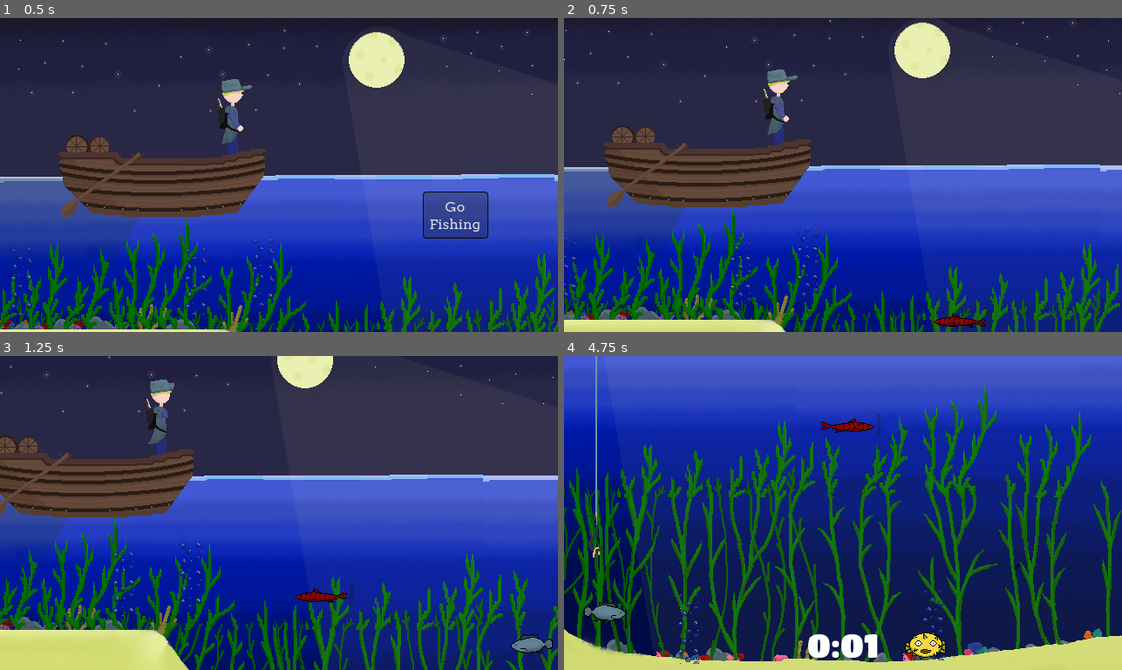
Above: before the commit, frames 1-4 (two rows, left to right).
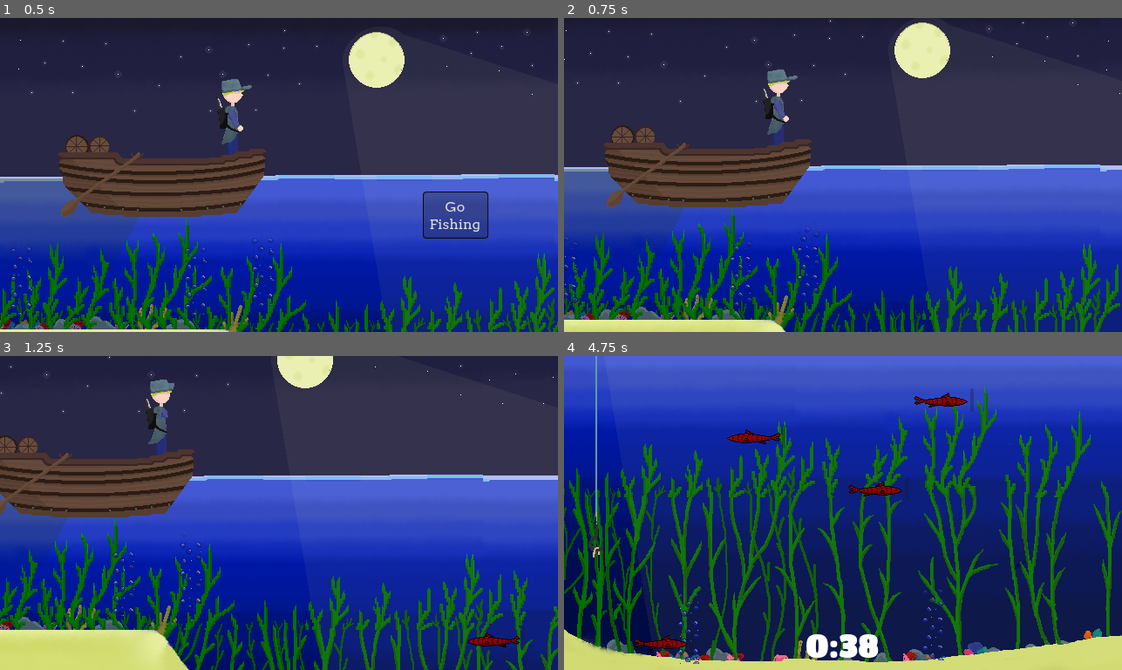
Above: after the commit, the same moments.

Repository: Timeo21/OGJ-8
Game: Godot game, scene res://scenes/main.tscn
Same seed, same stepped clock (60 frames per second), same inputs: the game is played once before the commit and once after it. This scene is started directly instead of the project's main scene. Sound files missing from this copy of the repository are replaced by a short silence.
Inputs:
- Up to frame 1 (0.5 s): no input
- Up to frame 2 (0.75 s): click "Go Fishing" at 0.5 s
- Up to frame 3 (1.25 s): no input
- Up to frame 4 (4.75 s): hold D (right) 1.28-2.03 s; hold D (right) 2.78-3.53 s; hold Up (up) 3.53-4.28 s

Frame 1 is identical in both runs. In frame 2, 0.3% of the frame differs, in the area x 66-77%, y 93-100%; in frame 3, 0.8%; in frame 4, 2.5%, in the area x 3-74%, y 10-97%.

Commit message:
add level system

Diff:
--- /dev/null
+++ b/ressources/level_list.tres
@@ -0,0 +1,12 @@
+[gd_resource type="Resource" script_class="LevelList" format=3 uid="uid://dnv34xieqh14q"]
+
+[ext_resource type="PackedScene" uid="uid://nukif6xvfyrw" path="res://scenes/Levels/level_1.tscn" id="1_m77j1"]
+[ext_resource type="Script" uid="uid://dbdlfiyeosvxh" path="res://scripts/level_list.gd" id="1_s4co1"]
+[ext_resource type="PackedScene" uid="uid://ca00edcqlo3oe" path="res://scenes/Levels/level_2.tscn" id="2_81ipp"]
+[ext_resource type="PackedScene" uid="uid://pbrkihmo0qte" path="res://scenes/Levels/level_3.tscn" id="3_maxjk"]
+[ext_resource type="PackedScene" uid="uid://cpncy4jwrkxb0" path="res://scenes/Levels/level_4.tscn" id="4_v12nb"]
+
+[resource]
+script = ExtResource("1_s4co1")
+levels = Array[PackedScene]([ExtResource("1_m77j1"), ExtResource("2_81ipp"), ExtResource("3_maxjk"), ExtResource("4_v12nb")])
+metadata/_custom_type_script = "uid://dbdlfiyeosvxh"
--- /dev/null
+++ b/scenes/Levels/level_1.tscn
@@ -0,0 +1,17 @@
+[gd_scene format=3 uid="uid://nukif6xvfyrw"]
+
+[ext_resource type="PackedScene" uid="uid://bot3h4ngyswtu" path="res://scenes/fish_easy.tscn" id="1_ptgt0"]
+
+[node name="Level1" type="Node2D" unique_id=413140404]
+
+[node name="FishEasy" parent="." unique_id=2065414123 instance=ExtResource("1_ptgt0")]
+position = Vector2(194, 101)
+
+[node name="FishEasy2" parent="." unique_id=1758554962 instance=ExtResource("1_ptgt0")]
+position = Vector2(74, 196)
+
+[node name="FishEasy3" parent="." unique_id=1068748903 instance=ExtResource("1_ptgt0")]
+position = Vector2(279, 170)
+
+[node name="FishEasy4" parent="." unique_id=1817418538 instance=ExtResource("1_ptgt0")]
+position = Vector2(418, 222)
--- /dev/null
+++ b/scenes/Levels/level_2.tscn
@@ -0,0 +1,20 @@
+[gd_scene format=3 uid="uid://ca00edcqlo3oe"]
+
+[ext_resource type="PackedScene" uid="uid://bot3h4ngyswtu" path="res://scenes/fish_easy.tscn" id="1_603ed"]
+[ext_resource type="PackedScene" uid="uid://c5xawcrwvcw7m" path="res://scenes/fish_normal.tscn" id="2_04sgr"]
+
+[node name="Level2" type="Node" unique_id=1094938693]
+
+[node name="FishEasy" parent="." unique_id=2065414123 instance=ExtResource("1_603ed")]
+position = Vector2(182, 43)
+
+[node name="FishEasy2" parent="." unique_id=2113861771 instance=ExtResource("1_603ed")]
+position = Vector2(76, 136)
+
+[node name="FishNormal" parent="." unique_id=397693526 instance=ExtResource("2_04sgr")]
+position = Vector2(411, 129)
+base_speed = 100.0
+
+[node name="FishNormal2" parent="." unique_id=532303561 instance=ExtResource("2_04sgr")]
+position = Vector2(301, 231)
+base_speed = 100.0
--- /dev/null
+++ b/scenes/Levels/level_3.tscn
@@ -0,0 +1,20 @@
+[gd_scene format=3 uid="uid://pbrkihmo0qte"]
+
+[ext_resource type="PackedScene" uid="uid://bot3h4ngyswtu" path="res://scenes/fish_easy.tscn" id="1_52tvu"]
+[ext_resource type="PackedScene" uid="uid://c5xawcrwvcw7m" path="res://scenes/fish_normal.tscn" id="2_hqt8u"]
+[ext_resource type="PackedScene" uid="uid://ctn57t3f21df" path="res://scenes/hard_fish.tscn" id="3_h2cbv"]
+
+[node name="Level3" type="Node" unique_id=1446676918]
+
+[node name="FishEasy" parent="." unique_id=2065414123 instance=ExtResource("1_52tvu")]
+position = Vector2(328, 107)
+
+[node name="FishEasy2" parent="." unique_id=1049370879 instance=ExtResource("1_52tvu")]
+position = Vector2(158, 139)
+
+[node name="FishNormal" parent="." unique_id=786979257 instance=ExtResource("2_hqt8u")]
+position = Vector2(355, 220)
+base_speed = 100.0
+
+[node name="HardFish" parent="." unique_id=900989302 instance=ExtResource("3_h2cbv")]
+position = Vector2(175, 235)
--- /dev/null
+++ b/scenes/Levels/level_4.tscn
@@ -0,0 +1,20 @@
+[gd_scene format=3 uid="uid://cpncy4jwrkxb0"]
+
+[ext_resource type="PackedScene" uid="uid://c5xawcrwvcw7m" path="res://scenes/fish_normal.tscn" id="1_qqse0"]
+[ext_resource type="PackedScene" uid="uid://ctn57t3f21df" path="res://scenes/hard_fish.tscn" id="2_1b8uj"]
+
+[node name="Level4" type="Node" unique_id=78320801]
+
+[node name="FishNormal" parent="." unique_id=2065414123 instance=ExtResource("1_qqse0")]
+position = Vector2(419, 111)
+base_speed = 100.0
+
+[node name="FishNormal2" parent="." unique_id=1169975019 instance=ExtResource("1_qqse0")]
+position = Vector2(246, 156)
+base_speed = 100.0
+
+[node name="HardFish" parent="." unique_id=900989302 instance=ExtResource("2_1b8uj")]
+position = Vector2(99, 232)
+
+[node name="HardFish2" parent="." unique_id=1084122219 instance=ExtResource("2_1b8uj")]
+position = Vector2(400, 233)
--- a/scenes/main.tscn
+++ b/scenes/main.tscn
@@ -6,15 +6,14 @@
 [ext_resource type="PackedScene" uid="uid://3n24msgoysxt" path="res://scenes/item_overlay.tscn" id="2_a8y0u"]
 [ext_resource type="Theme" uid="uid://be471ov2oduy2" path="res://ressources/main_theme.tres" id="2_jbj1t"]
 [ext_resource type="FontFile" uid="uid://b6tn6xiqof0rm" path="res://assets/fonts/Titan_One/TitanOne-Regular.ttf" id="2_jkv2x"]
+[ext_resource type="Resource" uid="uid://dnv34xieqh14q" path="res://ressources/level_list.tres" id="2_muem4"]
 [ext_resource type="Texture2D" uid="uid://c0u40vkadh478" path="res://assets/decorations/boat.png" id="2_o6xl0"]
 [ext_resource type="SpriteFrames" uid="uid://b1c65icbodgvh" path="res://assets/fisherman_throw_line.tres" id="2_ya4ey"]
 [ext_resource type="Script" uid="uid://dobt22ok04tf3" path="res://scripts/fisherman.gd" id="3_eb6dy"]
+[ext_resource type="Script" uid="uid://cw6vtv4a5njlv" path="res://scripts/directory.gd" id="3_jkv2x"]
 [ext_resource type="PackedScene" uid="uid://bvnangrlj4kax" path="res://scenes/cursor.tscn" id="3_sugp2"]
 [ext_resource type="PackedScene" uid="uid://d2eeqwjb4iiqv" path="res://scenes/bubbles.tscn" id="3_tipki"]
 [ext_resource type="Texture2D" uid="uid://bi6vll0nu8e8c" path="res://assets/Line_Throw_Sheet.png" id="4_trceg"]
-[ext_resource type="PackedScene" uid="uid://c5xawcrwvcw7m" path="res://scenes/fish_normal.tscn" id="6_o6xl0"]
-[ext_resource type="PackedScene" uid="uid://bot3h4ngyswtu" path="res://scenes/fish_easy.tscn" id="7_tipki"]
-[ext_resource type="PackedScene" uid="uid://ctn57t3f21df" path="res://scenes/hard_fish.tscn" id="8_tipki"]
 [ext_resource type="PackedScene" uid="uid://jxmvxldnlq18" path="res://scenes/wave.tscn" id="13_trceg"]
 
 [sub_resource type="LabelSettings" id="LabelSettings_trceg"]
@@ -78,14 +77,21 @@
 "speed": 5.0
 }]
 
-[node name="Main" type="Node" unique_id=2076612375 node_paths=PackedStringArray("time_label", "camera_2d", "menu_ui", "game_ui", "cursor")]
+[node name="Main" type="Node" unique_id=2076612375 node_paths=PackedStringArray("time_label", "camera_2d", "menu_ui", "game_ui", "fish_root", "cursor", "fish_spawners")]
 script = ExtResource("1_trceg")
 time_label = NodePath("UI/Control/Game UI/Label")
 camera_2d = NodePath("Gameplay/Camera2D")
 menu_ui = NodePath("UI/Control/Menu UI")
 game_ui = NodePath("UI/Control/Game UI")
+fish_root = NodePath("Gameplay")
 cursor = NodePath("Gameplay/Cursor")
-time = 2.825
+level_list = ExtResource("2_muem4")
+fish_spawners = NodePath("Gameplay/Markers/FishSpawners")
+
+[node name="Directory" type="Node" parent="." unique_id=627397442 node_paths=PackedStringArray("top_left_maker", "bot_right_maker")]
+script = ExtResource("3_jkv2x")
+top_left_maker = NodePath("../Gameplay/Markers/Border/TopLeftMarker")
+bot_right_maker = NodePath("../Gameplay/Markers/Border/BotRightMarker")
 
 [node name="UI" type="CanvasLayer" parent="." unique_id=1388712454]
 
@@ -236,16 +242,6 @@
 visible = false
 position = Vector2(649, 237)
 
-[node name="FishNormal" parent="Gameplay" unique_id=2065414123 instance=ExtResource("6_o6xl0")]
-position = Vector2(817, 328)
-base_speed = 100.0
-
-[node name="FishEasy" parent="Gameplay" unique_id=649289354 instance=ExtResource("7_tipki")]
-position = Vector2(542, 399)
-
-[node name="HardFish" parent="Gameplay" unique_id=900989302 instance=ExtResource("8_tipki")]
-position = Vector2(778, 467)
-
 [node name="Markers" type="Node" parent="Gameplay" unique_id=555657206]
 
 [node name="Camera" type="Node" parent="Gameplay/Markers" unique_id=1508255614]
@@ -253,6 +249,8 @@
 [node name="CameraMenu" type="Marker2D" parent="Gameplay/Markers/Camera" unique_id=138323782]
 unique_name_in_owner = true
 position = Vector2(323, 183)
+
+[node name="FishRoot" type="Node" parent="Gameplay/Markers/Camera" unique_id=1579415648]
 
 [node name="CameraGame" type="Marker2D" parent="Gameplay/Markers/Camera" unique_id=1192370895]
 unique_name_in_owner = true
--- a/scripts/day_summary_panel.gd
+++ b/scripts/day_summary_panel.gd
@@ -19,7 +19,7 @@
 	var n3 := day_summary.hard_fish_number
 	easy_num.text = "Easy fish number: %d" % n1
 	normal_num.text = "Normal fish number: %d" % n2
-	hard_num.text = "Normal fish number: %d" % n3
+	hard_num.text = "Hard fish number: %d" % n3
 
 	var v1 := n1*Utils.EASY_FISH_WORTH
 	var v2 := n2*Utils.NORMAL_FISH_WORTH
--- /dev/null
+++ b/scripts/directory.gd
@@ -0,0 +1,5 @@
+class_name Directory
+extends Node
+
+@export var top_left_maker: Marker2D
+@export var bot_right_maker: Marker2D
--- a/scripts/fish.gd
+++ b/scripts/fish.gd
@@ -16,9 +16,10 @@
 
 
 func _ready() -> void:
-	var marker: Marker2D = %TopLeftMarker
+	var dir: Directory = get_tree().get_root().get_node("Main/Directory")
+	var marker: Marker2D = dir.top_left_maker
 	top_left_pos = marker.position
-	marker = %BotRightMarker
+	marker = dir.bot_right_maker
 	bot_right_pos = marker.position
 	pass
 
--- /dev/null
+++ b/scripts/level_list.gd
@@ -0,0 +1,4 @@
+class_name LevelList
+extends Resource
+
+@export var levels: Array[PackedScene]
--- a/scripts/main.gd
+++ b/scripts/main.gd
@@ -5,8 +5,11 @@
 @export var camera_2d: Camera2D
 @export var menu_ui: Control
 @export var game_ui: Control
+@export var fish_root: Node
 @export var cursor: Cursor
 @export var hook_fade_time: float =  1.0
+@export var level_list: LevelList
+@export var fish_spawners: Node
 
 var time_left: float
 @export var time: float = 40
@@ -16,6 +19,14 @@
 func _ready() -> void:
 	camera_2d.on_reach_game_pos.connect(func(): start_timer())
 	camera_2d.on_reach_menu_pos.connect(func(): open_summary())
+	var fishes: Node = level_list.levels[GameState.day_counter].instantiate() as Node
+	for f in fishes.get_children():
+		var fish: Fish = f as Fish
+		fishes.remove_child(fish)
+		fish_root.add_child(fish)
+		fish.position = (fish_spawners.get_children().pick_random() as Marker2D).position
+
+
 
 
 # Called every frame. 'delta' is the elapsed time since the previous frame.
Not shown, added: scripts/directory.gd.uid
Not shown, added: scripts/level_list.gd.uid
